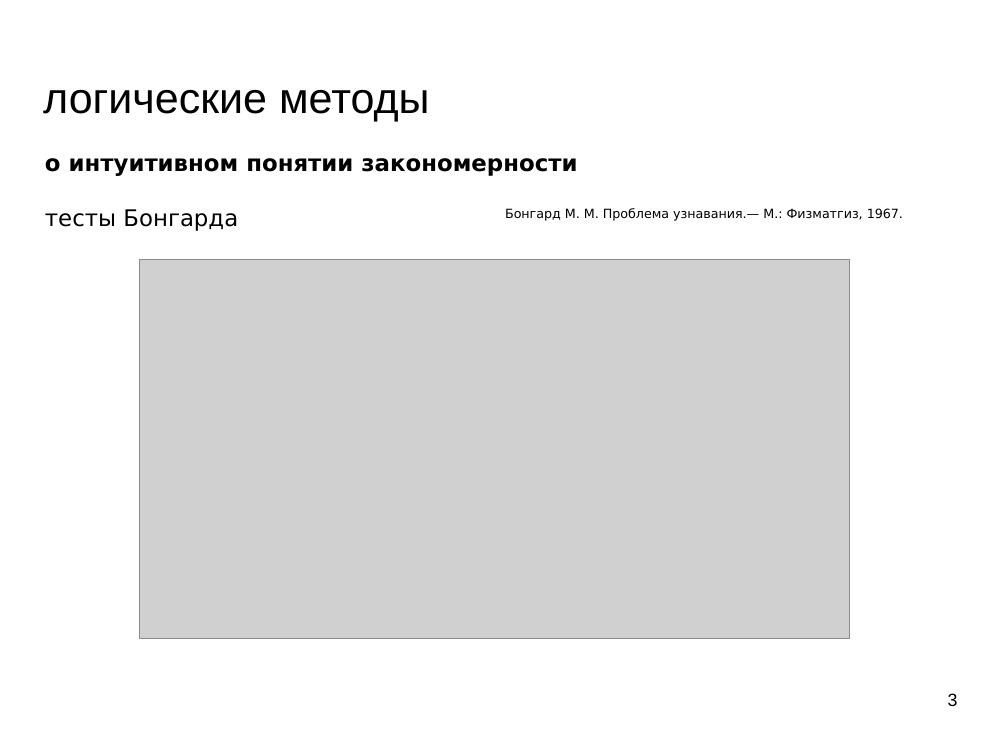
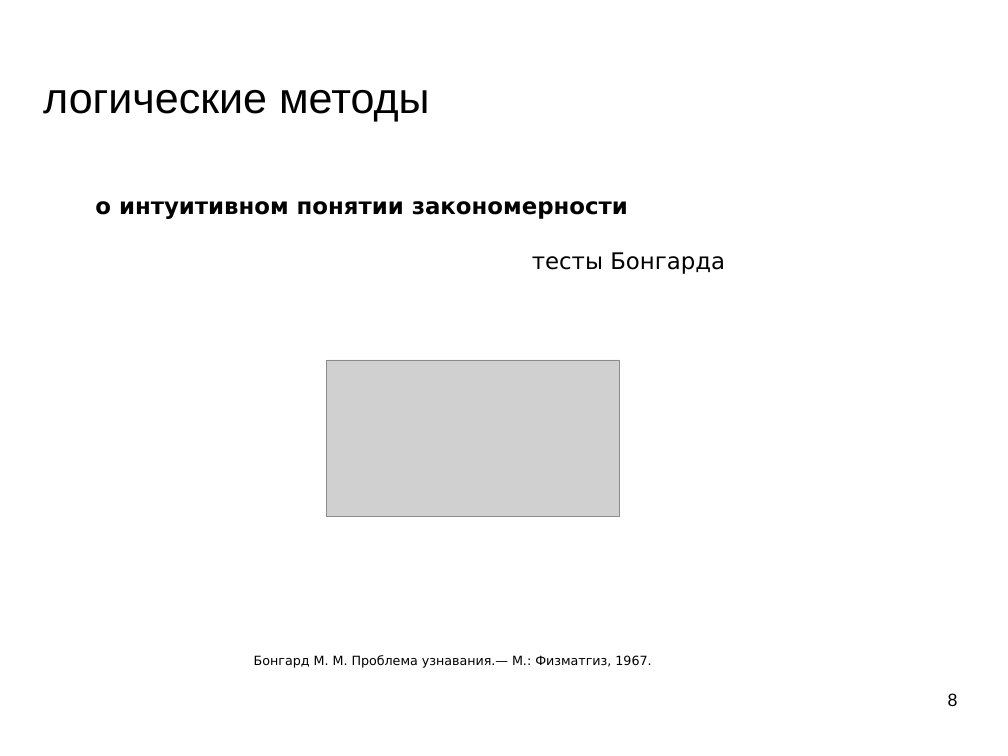
Before and after one commit to mechanoid5/ml_lectorium_legacy, a slide deck: slide 8 of 06-logical.odp (slide 3 before the commit). Drawn at 1008x756 pixels with LibreOffice and Linux fonts; fonts in the diff are those of the drawing; grey boxes stand for pictures; background and template pictures are left out. Boxes give left, top, right and bottom in pixels: in the first picture for what was removed or moved away, otherwise in the second. Text is boxed around its words. In the diff, an @@ line names an element or a change of style, - is before the commit and + after.

```diff
--- a/06-logical.odp
+++ b/06-logical.odp
@@ text "о интуитивном понятии закономерности": place and size @@
-text "о интуитивном понятии закономерности" at [45,158,577,231]
+text "о интуитивном понятии закономерности" at [95,201,725,274]
@@ text at [532,252,725,274]: alignment left to right @@
@@ picture: place and size @@
-picture at [140,259,850,638]
+picture at [327,360,619,517]
@@ text "Бонгард М. М. Проблема узнавания.— ...": place and size @@
-text "Бонгард М. М. Проблема узнавания.— ..." at [505,208,903,221]
+text "Бонгард М. М. Проблема узнавания.— ..." at [254,655,651,668]
@@ page number at [948,693,958,706]: text changed @@
-3
+8
```
Also in this commit, not shown: 19 other slides changed, 1 slide added, 12 slides removed, 1 other file.
